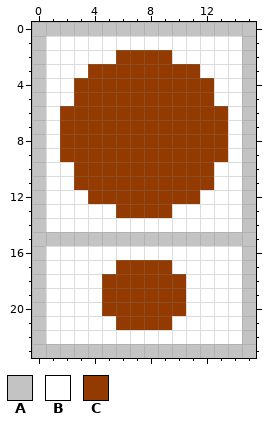
Two states of a pixel-art sprite, images/boxes/h_brown.png. This is how it looked before the edit.
The file is 16x24 pixels.
Palette (. is transparent): A #c3c3c3  B #ffffff  C #933a00
And afterwards:
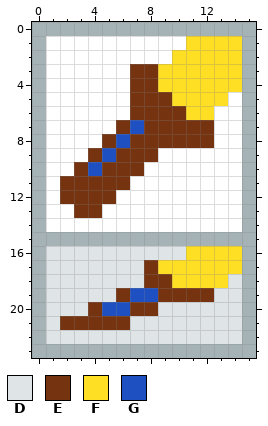
Colours new in this view: D #dfe5e7  E #75330f  F #ffdf24  G #1e50c2
Difference:
@@ palette @@
-A #c3c3c3
+A #a5b2b6
@@ x 0..15 @@
  0 AAAAAAAAAAAAAAAA
- 1 ABBBBBBBBBBBBBBA
- 2 ABBBBBCCCCBBBBBA
- 3 ABBBCCCCCCCCBBBA
- 4 ABBCCCCCCCCCCBBA
- 5 ABBCCCCCCCCCCBBA
- 6 ABCCCCCCCCCCCCBA
- 7 ABCCCCCCCCCCCCBA
- 8 ABCCCCCCCCCCCCBA
- 9 ABCCCCCCCCCCCCBA
-10 ABBCCCCCCCCCCBBA
-11 ABBCCCCCCCCCCBBA
-12 ABBBCCCCCCCCBBBA
-13 ABBBBBCCCCBBBBBA
+ 1 ABBBBBBBBBBFFFFA
+ 2 ABBBBBBBBBFFFFFA
+ 3 ABBBBBBEEFFFFFFA
+ 4 ABBBBBBEEFFFFFFA
+ 5 ABBBBBBEEEFFFFBA
+ 6 ABBBBBBEEEEFFBBA
+ 7 ABBBBBEGEEEEEBBA
+ 8 ABBBBEGEEEEEEBBA
+ 9 ABBBEGEEEBBBBBBA
+10 ABBEGEEEBBBBBBBA
+11 ABEEEEEBBBBBBBBA
+12 ABEEEEBBBBBBBBBA
+13 ABBEEBBBBBBBBBBA
 14 ABBBBBBBBBBBBBBA
 15 AAAAAAAAAAAAAAAA
-16 ABBBBBBBBBBBBBBA
-17 ABBBBBCCCCBBBBBA
-18 ABBBBCCCCCCBBBBA
-19 ABBBBCCCCCCBBBBA
-20 ABBBBCCCCCCBBBBA
-21 ABBBBBCCCCBBBBBA
-22 ABBBBBBBBBBBBBBA
+16 ADDDDDDDDDDFFFFA
+17 ADDDDDDDEFFFFFFA
+18 ADDDDDDDEEFFFFDA
+19 ADDDDDEGGEEEEDDA
+20 ADDDEGGEEDDDDDDA
+21 ADEEEEEDDDDDDDDA
+22 ADDDDDDDDDDDDDDA
 23 AAAAAAAAAAAAAAAA
